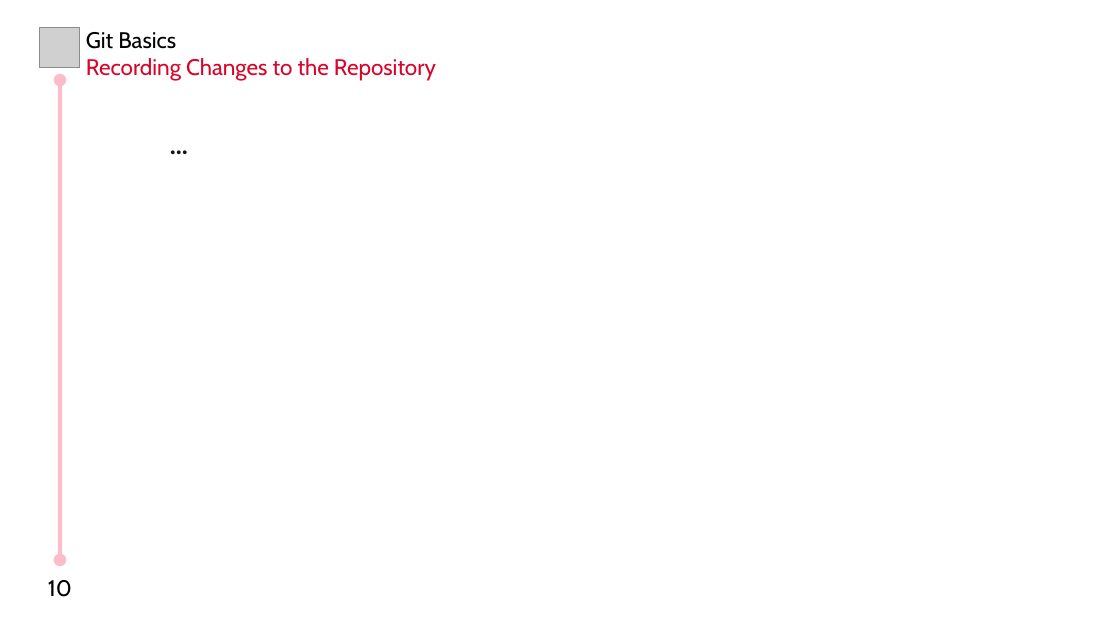
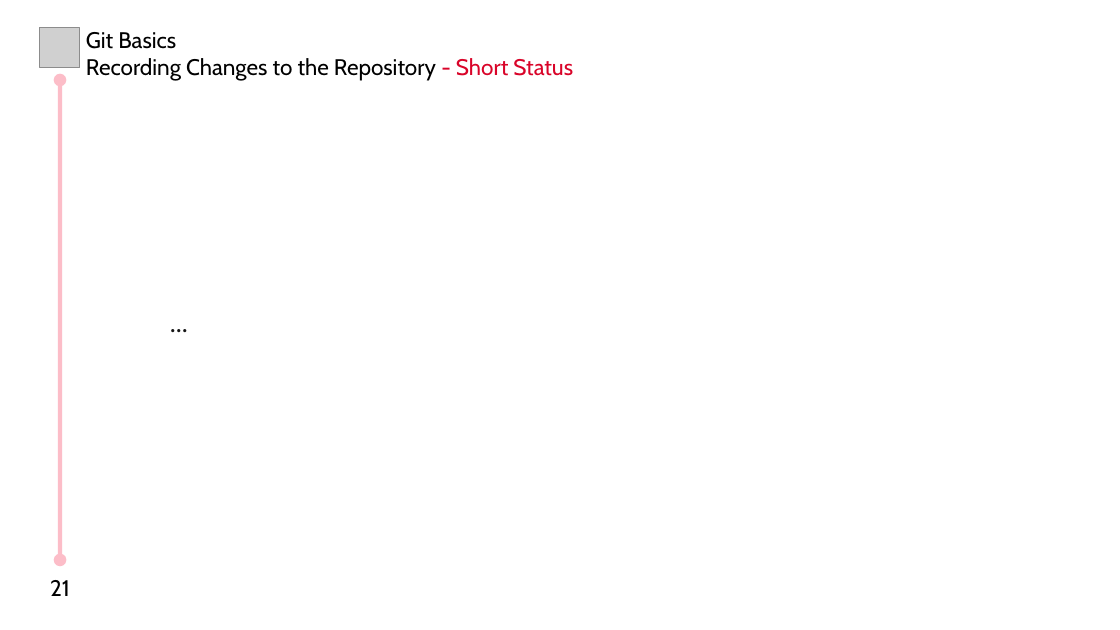
Before and after one commit to MHBahrampour/git-presentation-files, a slide deck: slide 21 of Chapter 2/Chapter 2.odp (slide 10 before the commit). Drawn at 1120x630 pixels with LibreOffice and Linux fonts; fonts in the diff are those of the drawing; grey boxes stand for pictures. Boxes give left, top, right and bottom in pixels: in the first picture for what was removed or moved away, otherwise in the second. Text is boxed around its words. In the diff, an @@ line names an element or a change of style, - is before the commit and + after.

Commit message:
'Ch2 - Short Status' is completed

```diff
--- a/Chapter 2/Chapter 2.odp
+++ b/Chapter 2/Chapter 2.odp
@@ text at [86, 58, 573, 81]: text changed; text colour #D90429 to #000000 @@
-Recording Changes to the Repository
+Recording Changes to the Repository - Short Status
@@ text "...": place and size @@
-text "..." at [160, 120, 959, 440]
+text "..." at [160, 160, 968, 480]
@@ text "..." at [160, 160, 968, 480]: bold off; vertical alignment top to middle @@
@@ text at [50, 580, 70, 596]: text changed @@
-10
+21
```
Also in this commit, not shown: 1 other slide changed, 11 slides added.
